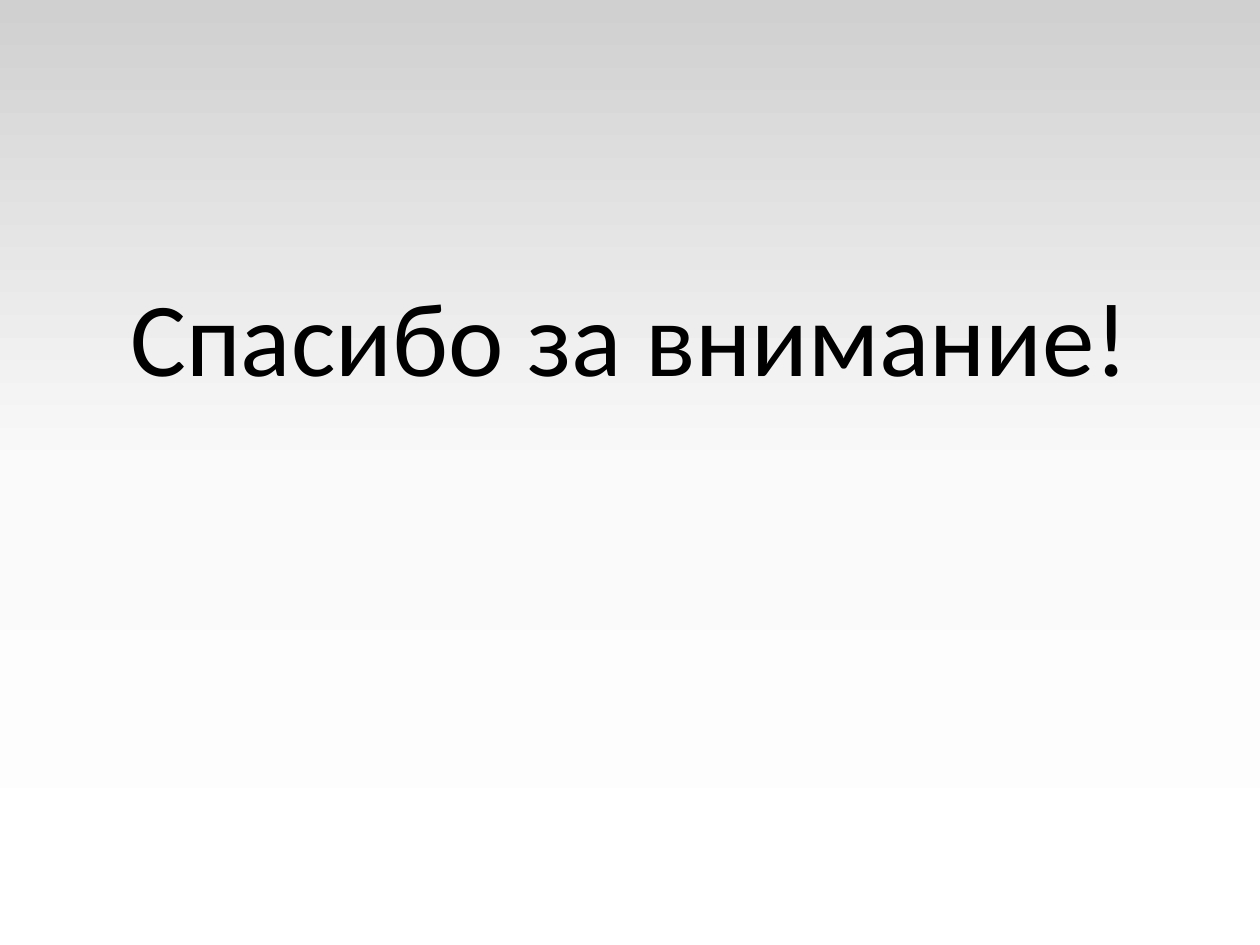
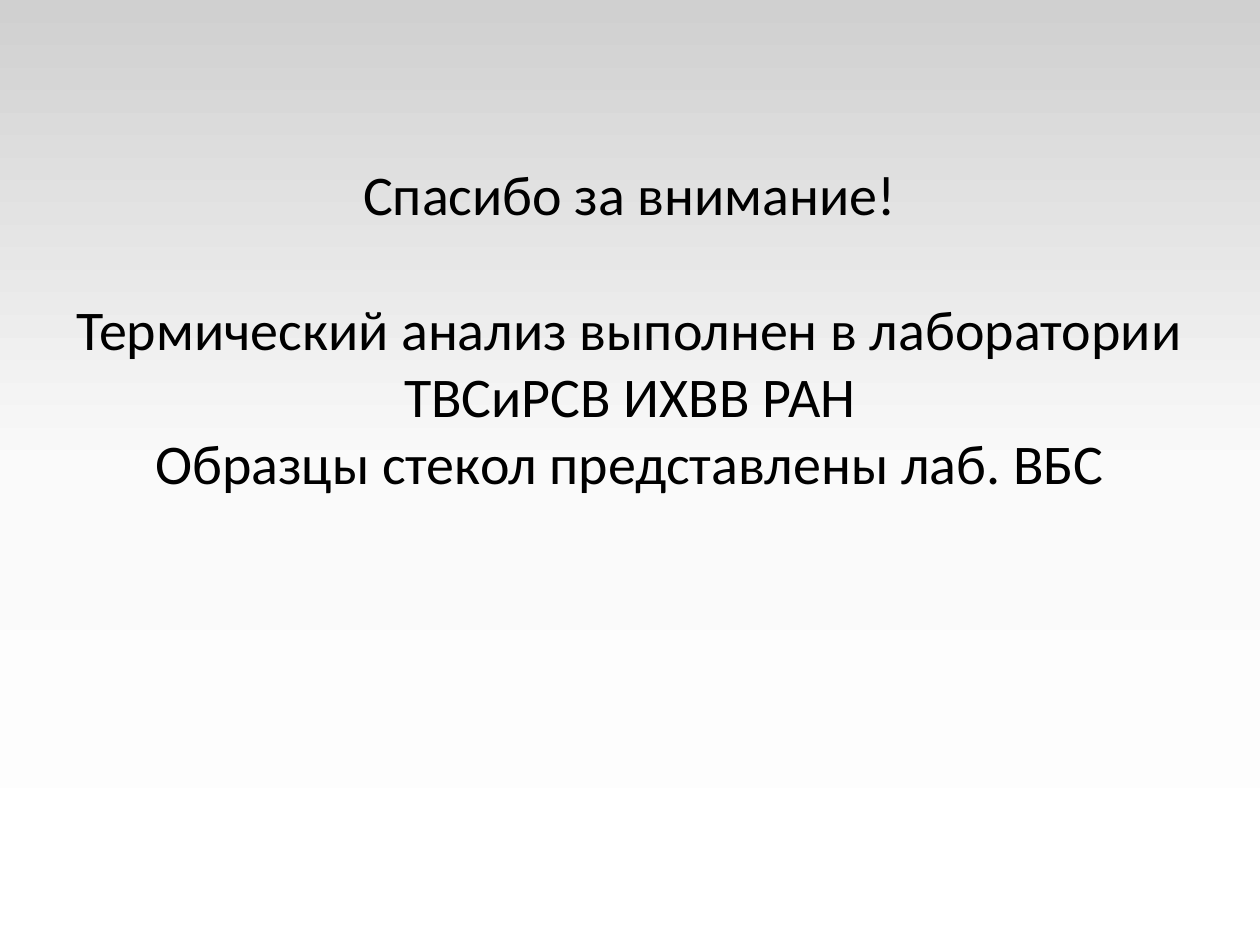
Before and after one commit to EnglishBeach/glass, a slide deck: slide 12 of Презентация.pptx (slide 13 before the commit). Drawn at 1260x945 pixels with LibreOffice and Linux fonts; fonts in the diff are those of the drawing. Boxes give left, top, right and bottom in pixels: in the first picture for what was removed or moved away, otherwise in the second. Text is boxed around its words. In the diff, an @@ line names an element or a change of style, - is before the commit and + after.

```diff
--- a/Презентация.pptx
+++ b/Презентация.pptx
@@ text "Спасибо за внимание!": place and size @@
-text "Спасибо за внимание!" at box(130, 304, 1128, 377)
+text "Спасибо за внимание!" at box(77, 177, 1181, 494)
@@ text at box(363, 177, 896, 216): size 60 to 32 pt in "Спасибо за внимание!" @@
@@ text at box(77, 312, 1181, 494): paragraphs added @@
+Термический анализ выполнен в лаборатории ТВСиРСВ ИХВВ РАН
+Образцы стекол представлены лаб. ВБС
```
Also in this commit, not shown: 9 other slides changed, 2 slides added, 3 slides removed, 8 other files.
